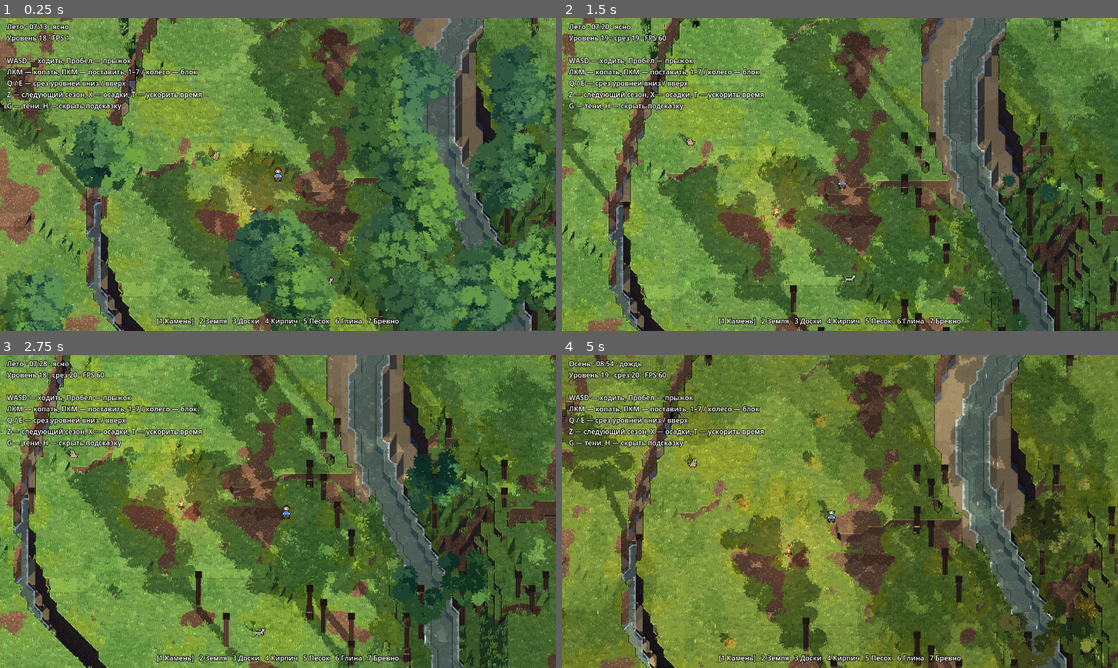
Above: before the commit, frames 1-4 (two rows, left to right).
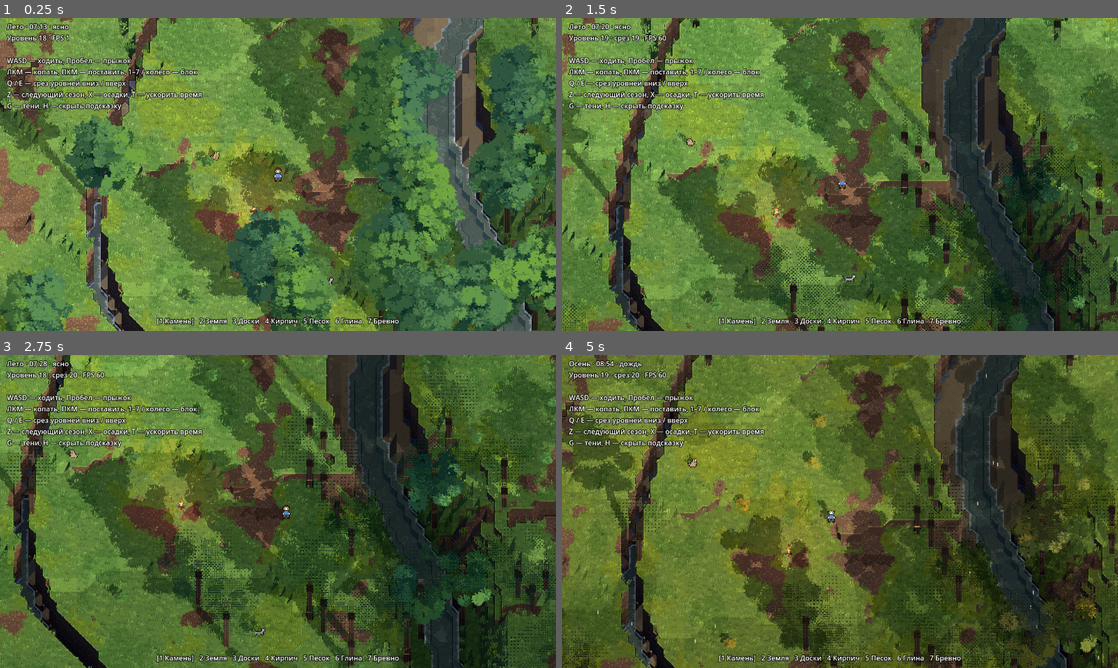
Above: after the commit, the same moments.

Repository: randomboygh/survivium
Game: Godot game, scene res://scenes/main.tscn
Two runs of this game, one before a commit and one after it. Both use one fixed random seed, a clock stepped at 60 frames per second and the inputs below.
Inputs (mouse positions are in pixels of both pictures, inside the frame that each line leads up to):
- Up to frame 1 (0.25 s): no input
- Up to frame 2 (1.5 s): tap Enter at 0.5 s; move the mouse to (962, 158) at 0.52 s; hold D 0.53-1.28 s; tap 1 at 0.6 s; click (962, 158) at 0.67 s; tap Space at 0.77 s; move the mouse to (728, 190) at 1.27 s; hold S from 1.28 s (still down); tap Q at 1.35 s
- Up to frame 3 (2.75 s): tap Space at 1.52 s; move the mouse to (333, 442) at 2.02 s; release S at 2.03 s; hold D from 2.03 s (still down); tap E at 2.1 s
- Up to frame 4 (5 s): move the mouse to (812, 574) at 2.77 s; release D at 2.78 s; hold W 2.78-3.53 s; tap Z at 2.85 s; click (812, 574) at 2.92 s; tap Space at 3.02, 3.77, 4.52 s; move the mouse to (1006, 558) at 3.52 s; hold A from 3.53 s (still down); tap X at 3.6 s; move the mouse to (673, 464) at 4.27 s; tap T at 4.35 s

The runs differ from the first frame. In frame 1, less than 0.1% of the frame differs, in the area x 49-50%, y 52-53%; in frame 2, 16%; in frame 3, 43%, in the area x 0-100%, y 0-100%; in frame 4, 35%.

Commit message:
Visible footprints, softer noon snow, a roof map and graded level transparency
Footprints were drawn but almost never seen: their tint barely darkened the
snow, and one ring of 768 prints was shared with every animal on the island,
so the player's prints were overwritten within seconds. Prints are now a
clear dent in snow and soil, the ring holds 2048 and only takes prints near
the player, and prints age by the game's own clock (the shader clock wraps
after an hour).

Snow tones are kept well under 1 so the noon light no longer washes the
field out to a white sheet; snowdrifts are drawn out along the wind and
shaded by a soft baked relief instead of the toon light's dark side.

A roof map (one texel per column with the highest covering cell) lets the
shaders keep snow, rain and weather particles off ground, walls and grass
under roofs, overhangs and cave ceilings while open ravines still take them;
drifts and snow prints check it too.

With a level picked by hand each level above it keeps half the texels of
the one below and the fifth is gone, and the levels below fade from the
picked level, so a pit or a cave shows how deep it is.

tools/shot.gd gains hidden, pit, pit-winter, winter-dusk and winter-night
shots and walks the footprint shots over open ground.

Co-Authored-By: Claude Fable 5.1 <noreply@anthropic.com>
Claude-Session: https://claude.ai/code/session_017NoGdH6jXBAHVoVYhog4v3

Diff:
--- a/project.godot
+++ b/project.godot
@@ -94,6 +94,10 @@
 "type": "sampler2D",
 "value": ""
 }
+roof_map={
+"type": "sampler2D",
+"value": ""
+}
 world_size={
 "type": "vec2",
 "value": Vector2(128, 128)
--- a/shaders/grass.gdshader
+++ b/shaders/grass.gdshader
@@ -17,6 +17,7 @@
 varying vec3 root;
 varying flat vec3 custom;
 varying flat float snow_here;
+varying flat float sky;
 varying float clouds;
 
 void vertex() {
@@ -30,7 +31,9 @@
 		sway += sign(away.x + 0.001) * 2.0 * (1.0 - d / 0.6) + 0.5 * sign(away.x);
 	}
 	VERTEX.x += round(sway) / TEXELS * tip;
-	snow_here = snow_amount * (1.0 - warm_spot(root, custom.z));
+	// Tufts under a roof or an overhang see no snow and no rain.
+	sky = roofed(root.xz, floor(root.y / CELL + 0.01) - 1.0) ? 0.0 : 1.0;
+	snow_here = sky * snow_amount * (1.0 - warm_spot(root, custom.z));
 	VERTEX.y = root.y + (VERTEX.y - root.y) * (1.0 - snow_here * 0.9);
 	VERTEX = shear(VERTEX);
 	NORMAL = vec3(0.0, 1.0, 0.0);
@@ -52,7 +55,7 @@
 	vec2 origin = vec2(float(GRASS_TOP % 8), float(GRASS_TOP / 8)) * TEXELS;
 	vec3 ground = texture(terrain_atlas, (origin + vec2(t) + 0.5) / (8.0 * TEXELS)).rgb;
 	vec3 col = ground * grass_tint * grass_variation(root.xz) * mix(0.8, 1.18, m.r) * custom.y;
-	col *= 1.0 - 0.3 * wetness * (1.0 - 0.7 * warm_spot(root, custom.z));
+	col *= 1.0 - 0.3 * sky * wetness * (1.0 - 0.7 * warm_spot(root, custom.z));
 	float fade = depth_fade(root.y);
 	ALBEDO = col * (1.0 - fade);
 	EMISSION = depth_haze * fade;
--- a/shaders/leaves.gdshader
+++ b/shaders/leaves.gdshader
@@ -73,7 +73,7 @@
 	}
 	// Snow lies on the leaves of the crown's top.
 	if (under > 0.5 && fract(leaf * 7.3) < snow_amount * 1.2 - 0.1) {
-		col = vec3(0.84, 0.88, 0.95);
+		col = vec3(0.68, 0.72, 0.8);
 	}
 	col *= 1.0 - 0.25 * wetness;
 	float fade = depth_fade(center.y);
--- a/shaders/particle.gdshader
+++ b/shaders/particle.gdshader
@@ -6,6 +6,9 @@
 #include "res://shaders/common.gdshaderinc"
 
 uniform float brightness = 1.0;
+// 1 for weather (rain, snow, leaves, pollen, fireflies), which never falls under a
+// roof, an overhang or a cave ceiling; 0 for fire, which burns anywhere.
+uniform float sky_only = 0.0;
 
 varying vec3 world_pos;
 
@@ -18,6 +21,9 @@
 	if (world_pos.y > cut_height + 0.01 || COLOR.a < 0.02) {
 		discard;
 	}
+	if (sky_only > 0.5 && roofed(world_pos.xz, floor(world_pos.y / CELL))) {
+		discard;
+	}
 	ALBEDO = COLOR.rgb * brightness;
 	ALPHA = COLOR.a;
 }
--- a/shaders/track.gdshader
+++ b/shaders/track.gdshader
@@ -2,13 +2,16 @@
 // darken whatever is under them (multiplied in), so they read as dents in snow, mud
 // or trampled grass alike, and fade away by dithering as they age.
 // COLOR: tint multiplied into the ground (bluish on snow, brownish on soil).
-// INSTANCE_CUSTOM: x = time the print was made, y = its life in seconds,
+// INSTANCE_CUSTOM: x = the clock when the print was made, y = its life in seconds,
 // z = 1 for a boot (two texels wide, three long) or 0 for a paw (two by two),
 // w = 1 for a left foot, which puts the toe of a boot on the other side.
 shader_type spatial;
 render_mode world_vertex_coords, unshaded, blend_mul, depth_draw_never, cull_disabled;
 
 #include "res://shaders/common.gdshaderinc"
+
+// The game's clock in seconds, wrapping at 2048 like the stamps (see Tracks.WRAP).
+uniform float now = 0.0;
 
 varying vec3 world_pos;
 varying flat vec4 custom;
@@ -22,10 +25,13 @@
 }
 
 void fragment() {
-	float age = TIME - custom.x;
+	float age = now - custom.x;
+	if (age < 0.0) {
+		age += 2048.0;
+	}
 	vec2 texel = floor(vec2(world_pos.x, world_pos.z - world_pos.y) * TEXELS);
 	float left = clamp((custom.y - age) / (custom.y * 0.4), 0.0, 1.0);
-	if (age < 0.0 || left <= 0.0 || bayer4(texel) > left || above_cut(world_pos)) {
+	if (left <= 0.0 || bayer4(texel) > left || above_cut(world_pos)) {
 		discard;
 	}
 	// The quad is four texels square; the print sits in its middle two columns.
--- a/shaders/world.gdshader
+++ b/shaders/world.gdshader
@@ -16,7 +16,7 @@
 //          128..256
 //   UV2.y = top tiles of the 4 neighbours N, S, W, E, 6 bits each (63 = none), for
 //          material transitions on top faces
-//   COLOR.r = shade (dark caps of the cut)
+//   COLOR.r = shade (dark caps of the cut); COLOR.a = relief of a snowdrift (flag 512)
 shader_type spatial;
 render_mode world_vertex_coords, cull_back;
 
@@ -80,7 +80,9 @@
 // the wind, bluish hollows and a few glints.
 vec3 snow_color(vec2 xz, vec2 wt) {
 	float drift = ground_patch(xz, 9.0);
-	vec3 c = drift > 0.62 ? vec3(0.86, 0.89, 0.95) : (drift < 0.36 ? vec3(0.76, 0.81, 0.91) : vec3(0.81, 0.85, 0.93));
+	// Kept well under 1 because the noon light adds up to more than 1 and the screen
+	// encoding lifts bright tones further: 0.66 here is a soft white on screen.
+	vec3 c = drift > 0.62 ? vec3(0.66, 0.7, 0.78) : (drift < 0.36 ? vec3(0.56, 0.61, 0.72) : vec3(0.61, 0.65, 0.75));
 	float ripple = ground_patch(vec2(xz.x * 1.5, xz.y * 6.0) + 50.0, 13.0);
 	if (ripple > 0.6) {
 		c *= vec3(1.06, 1.05, 1.03);
@@ -89,7 +91,7 @@
 	}
 	float n = hash12(wt + 29.0);
 	if (n > 0.985) {
-		c = vec3(0.98, 0.99, 1.0);
+		c = vec3(0.86, 0.9, 0.96);
 	} else if (n < 0.05) {
 		c *= vec3(0.9, 0.92, 0.97);
 	}
@@ -196,8 +198,11 @@
 		}
 	}
 	// Snow covers whole texels on upward faces and a fringe on top of walls. The
-	// wind leaves a few spots bare, and it melts away around fires.
-	float snow_here = snow_amount * (1.0 - warm);
+	// wind leaves a few spots bare, it melts away around fires, and none falls on
+	// the faces of a cell under a roof, an overhang or a cave ceiling.
+	float level = floor(world_pos.y / CELL - world_normal.y * 0.5 - 0.001);
+	bool roof = roofed(world_pos.xz, level);
+	float snow_here = roof ? 0.0 : snow_amount * (1.0 - warm);
 	vec3 texel = floor(world_pos * TEXELS - world_normal * 0.5);
 	float h = hash12(texel.xz + texel.y * 17.0);
 	float snow = 0.0;
@@ -213,7 +218,11 @@
 	if (snow > 0.0) {
 		col = mix(col, snow_color(world_pos.xz, wt), snow);
 	}
-	float wet = wetness * (1.0 - snow) * (1.0 - 0.7 * warm);
+	if ((flag & 512) != 0) {
+		// A snowdrift: its relief is a soft shade baked into the vertex colour.
+		col *= COLOR.a;
+	}
+	float wet = roof ? 0.0 : wetness * (1.0 - snow) * (1.0 - 0.7 * warm);
 	col *= 1.0 - 0.3 * wet;
 	float fade = depth_fade(world_pos.y);
 	ALBEDO = col * (1.0 - fade);
--- a/src/client/chunk_mesher.gd
+++ b/src/client/chunk_mesher.gd
@@ -46,12 +46,14 @@
 ## Face flags (see world.gdshader): a season-tinted voxel, a wall with open sky above,
 ## a face textured in screen texels (slopes and diagonal walls), a diagonal edge across
 ## corner k (flag bits 16..32) on the corner's side of it or away from it, with an edge
-## code (bits 128..256).
+## code (bits 128..256), a snowdrift (512).
 const FOLIAGE_VOXEL := 1
 const OPEN_TOP := 2
 const SLOPE := 4
 const DIAG := 8
 const DIAG_CORNER := 64
+## A snowdrift mound (see drifts.gd): shaded by COLOR.a on top of the snow pattern.
+const DRIFT := 512
 const FULL := WorldData.FULL
 const CORNER_DIRS := WorldData.CORNER_DIRS
 ## Pieces of a top (see _piece): a whole quarter of the cell, the part of a quarter away
--- a/src/client/drifts.gd
+++ b/src/client/drifts.gd
@@ -4,16 +4,21 @@
 ## light, and they are never walked on: the body passes through them.
 
 const Mat := preload("res://src/shared/materials.gd")
+const Mesher := preload("res://src/client/chunk_mesher.gd")
 const PixelView := preload("res://src/client/pixel_view.gd")
 const WorldData := preload("res://src/shared/world_data.gd")
 
 const CELL := WorldData.CELL
-## UV2.x of the terrain shader for "colour from COLOR only" (tile 63, no edges).
-const PLAIN := 63.0
-## Snow in the shade of the mound's steep sides (its tops take the snow pattern).
-const SHADE := Color(0.8, 0.84, 0.92)
+## Tile 63 of the terrain shader: colour from COLOR only.
+const PLAIN := 63
+## The mound's own colour where the snow pattern leaves a texel bare: a snow tone.
+const SHADE := Color(0.6, 0.64, 0.74)
 ## One candidate column in this many, on a grid of every other column.
-const SPARSITY := 23
+const SPARSITY := 12
+## A mound is lit like the flat ground around it (its normals point up, so the toon
+## light gives it no hard band); its relief is a soft shade baked into COLOR.a, a
+## little brighter on the side toward the sun, dimmer on the far side.
+const RELIEF := 0.12
 
 
 ## A faceted low dome one unit across and one high, flat shaded, with the vertex data
@@ -23,7 +28,8 @@
 	# Rings from the base up: radius and height as fractions.
 	var rings := [Vector2(0.5, 0.0), Vector2(0.4, 0.5), Vector2(0.22, 0.85)]
 	var verts := PackedVector3Array()
-	var normals := PackedVector3Array()
+	# The outward normal of each vertex's facet, with the shade of that facet in w.
+	var normals := PackedVector4Array()
 	for i in rings.size():
 		var lower: Vector2 = rings[i]
 		var upper: Vector2 = rings[i + 1] if i + 1 < rings.size() else Vector2(0.0, 1.0)
@@ -42,14 +48,20 @@
 	uvs.resize(n)
 	var uv2 := PackedVector2Array()
 	uv2.resize(n)
-	uv2.fill(Vector2(PLAIN, 0.0))
+	uv2.fill(Vector2(Mesher.pack(PLAIN, 0, Mesher.DRIFT), 0.0))
 	var colors := PackedColorArray()
 	colors.resize(n)
-	colors.fill(SHADE)
+	for i in n:
+		var c := SHADE
+		c.a = normals[i].w
+		colors[i] = c
+	var flat := PackedVector3Array()
+	flat.resize(n)
+	flat.fill(Vector3.UP)
 	var arrays := []
 	arrays.resize(Mesh.ARRAY_MAX)
 	arrays[Mesh.ARRAY_VERTEX] = verts
-	arrays[Mesh.ARRAY_NORMAL] = normals
+	arrays[Mesh.ARRAY_NORMAL] = flat
 	arrays[Mesh.ARRAY_TEX_UV] = uvs
 	arrays[Mesh.ARRAY_TEX_UV2] = uv2
 	arrays[Mesh.ARRAY_COLOR] = colors
@@ -58,7 +70,7 @@
 	return mesh
 
 
-static func _triangle(verts: PackedVector3Array, normals: PackedVector3Array, a: Vector3, b: Vector3, c: Vector3) -> void:
+static func _triangle(verts: PackedVector3Array, normals: PackedVector4Array, a: Vector3, b: Vector3, c: Vector3) -> void:
 	var nrm := (b - a).cross(c - a).normalized()
 	# Wound to face outward.
 	if nrm.dot(a + b + c) < 0.0:
@@ -66,13 +78,16 @@
 		b = c
 		c = t
 		nrm = -nrm
+	# The sun crosses the southern sky: south-facing facets are the bright ones.
+	var shade := 1.0 + RELIEF * nrm.z - 0.3 * RELIEF * nrm.x
+	var v := Vector4(nrm.x, nrm.y, nrm.z, shade)
 	verts.append_array([a, b, c])
-	normals.append_array([nrm, nrm, nrm])
+	normals.append_array([v, v, v])
 
 
 ## Mound transforms for the world: [count, MultiMesh buffer]. Mounds lie on level
-## loose ground with level open ground all around, a few cells apart, each of its
-## own size, stretch and turn.
+## loose ground under the open sky with level open ground all around, a few cells apart, each of its
+## own size, drawn out west to east as the prevailing wind leaves them.
 static func build(w) -> Array:
 	var buf := PackedFloat32Array()
 	var count := 0
@@ -84,7 +99,7 @@
 				continue
 			var y: int = w.surface_y(x, z)
 			if y <= sea or y >= w.size_y - 1 or not Mat.can_slope(w.get_cell(x, y - 1, z)) \
-					or w.slope_mask(x, y - 1, z) != WorldData.FULL:
+					or w.slope_mask(x, y - 1, z) != WorldData.FULL or w.roof_level(x, z) != y - 1:
 				continue
 			var flat := true
 			for dz in range(-1, 2):
@@ -94,9 +109,9 @@
 			if not flat:
 				continue
 			rng.seed = hash(Vector3i(x, y, z))
-			var r := rng.randf_range(0.7, 1.3)
-			var basis := Basis(Vector3.UP, rng.randf_range(0.0, TAU)) \
-				* Basis.from_scale(Vector3(r, rng.randf_range(0.12, 0.25), r * rng.randf_range(0.65, 1.0)))
+			var r := rng.randf_range(1.0, 1.9)
+			var basis := Basis(Vector3.UP, rng.randf_range(-0.5, 0.5)) \
+				* Basis.from_scale(Vector3(r, rng.randf_range(0.18, 0.36), r * rng.randf_range(0.45, 0.7)))
 			var p := PixelView.snap(Vector3(x + 0.5 + rng.randf_range(-0.3, 0.3), y, z + 0.5 + rng.randf_range(-0.3, 0.3)) * CELL)
 			buf.append_array([basis.x.x, basis.y.x, basis.z.x, p.x, basis.x.y, basis.y.y, basis.z.y, p.y,
 				basis.x.z, basis.y.z, basis.z.z, p.z])
--- a/src/client/effects.gd
+++ b/src/client/effects.gd
@@ -187,6 +187,7 @@
 	var mat := ShaderMaterial.new()
 	mat.shader = ParticleShader
 	mat.set_shader_parameter("brightness", brightness)
+	mat.set_shader_parameter("sky_only", 1.0)
 	quad.material = mat
 	p.mesh = quad
 	p.extra_cull_margin = 32.0
--- a/src/client/main.gd
+++ b/src/client/main.gd
@@ -20,6 +20,7 @@
 const Foliage := preload("res://src/client/foliage.gd")
 const EffectsScript := preload("res://src/client/effects.gd")
 const TracksScript := preload("res://src/client/tracks.gd")
+const RoofMap := preload("res://src/client/roof_map.gd")
 const Drifts := preload("res://src/client/drifts.gd")
 const WorldShader := preload("res://shaders/world.gdshader")
 const WaterShader := preload("res://shaders/water.gdshader")
@@ -79,6 +80,7 @@
 var bush_cells: Array[Vector3i] = []
 var effects
 var tracks
+var roof: RoofMap
 var drifts: MultiMeshInstance3D
 ## Where the player's last footprint was left, and which foot made it.
 var last_print := Vector3.ZERO
@@ -138,6 +140,8 @@
 	var t0 := Time.get_ticks_msec()
 	world = WorldGen.generate(WORLD_SEED)
 	print("world generated in %d ms" % (Time.get_ticks_msec() - t0))
+	roof = RoofMap.new()
+	roof.build(world)
 	_build_materials()
 	_build_scene()
 	var keys: Array[Vector2i] = []
@@ -217,6 +221,7 @@
 
 ## A boot print every stride on the ground, left and right in turn, none in the water.
 func _leave_footprints() -> void:
+	tracks.focus = player.position
 	if not player.on_ground or player.water_depth > 0.0:
 		last_print = player.position
 		return
@@ -686,6 +691,7 @@
 
 
 func _on_cell_changed(cell: Vector3i) -> void:
+	roof.touch(world, cell)
 	# Slopes and corners look at the neighbours, and edges of a top at theirs.
 	var keys := {}
 	for dz in range(-2, 3):
@@ -869,7 +875,10 @@
 	container.position = container.position.round()
 	player.place_sprite()
 	RenderingServer.global_shader_parameter_set("player_pos", player.position)
-	if player.on_ground or player.swimming:
+	# The levels below fade from the player's feet, or from a level picked by hand.
+	if manual_level >= 0:
+		RenderingServer.global_shader_parameter_set("view_height", (manual_level + 1) * CELL)
+	elif player.on_ground or player.swimming:
 		RenderingServer.global_shader_parameter_set("view_height", player.level() * CELL)
 
 
--- /dev/null
+++ b/src/client/roof_map.gd
@@ -0,0 +1,28 @@
+extends RefCounted
+## The roof map for the shaders (roof_map in common.gdshaderinc): one texel per column
+## holding the level of the highest cell that keeps the weather off, plus one, so snow,
+## rain and their particles stay off the ground under overhangs, roofs and cave
+## ceilings while an open ravine takes them.
+
+var image: Image
+var texture: ImageTexture
+
+
+## Builds the whole map and hands it to the shaders.
+func build(w) -> void:
+	var data := PackedByteArray()
+	data.resize(w.size_x * w.size_z)
+	for z in w.size_z:
+		for x in w.size_x:
+			data[z * w.size_x + x] = w.roof_level(x, z) + 1
+	image = Image.create_from_data(w.size_x, w.size_z, false, Image.FORMAT_R8, data)
+	texture = ImageTexture.create_from_image(image)
+	RenderingServer.global_shader_parameter_set("roof_map", texture)
+
+
+## Refreshes the column of a changed cell.
+func touch(w, cell: Vector3i) -> void:
+	if image == null or cell.x < 0 or cell.z < 0 or cell.x >= w.size_x or cell.z >= w.size_z:
+		return
+	image.set_pixel(cell.x, cell.z, Color((w.roof_level(cell.x, cell.z) + 1) / 255.0, 0.0, 0.0))
+	texture.update(image)
--- a/src/client/tracks.gd
+++ b/src/client/tracks.gd
@@ -10,18 +10,29 @@
 const TrackShader := preload("res://shaders/track.gdshader")
 
 ## Prints kept at once; the oldest is reused.
-const SIZE := 768
+const SIZE := 2048
+## Prints farther than this from `focus` are not kept: nobody sees them, and the
+## animals all over the island would cycle the ring in seconds.
+const REACH := 24.0
 ## Quad size in world units: four texels.
 const QUAD := 0.25
 const PX := 1.0 / 16.0
 const CELL := WorldData.CELL
+## The clock prints are stamped with wraps here, so it keeps its precision in the
+## half floats the web renderer stores instance data in.
+const WRAP := 2048.0
 
 var world
+## Where the player is, kept up to date by the game.
+var focus := Vector3.ZERO
 ## Snow cover and wetness of the ground, kept up to date by the game.
 var snow := 0.0
 var wet := 0.0
 var multimesh: MultiMesh
+var material: ShaderMaterial
 var next := 0
+## Seconds since the start, wrapping at WRAP; the shader gets it every frame.
+var clock := 0.0
 
 
 func _ready() -> void:
@@ -42,33 +53,40 @@
 	multimesh.instance_count = SIZE
 	for i in SIZE:
 		# Not yet made: a print from the far past is never drawn.
-		multimesh.set_instance_custom_data(i, Color(-1e6, 1.0, 0.0, 0.0))
+		multimesh.set_instance_custom_data(i, Color(-1e4, 1.0, 0.0, 0.0))
 	var node := MultiMeshInstance3D.new()
 	node.multimesh = multimesh
-	var mat := ShaderMaterial.new()
-	mat.shader = TrackShader
-	node.material_override = mat
+	material = ShaderMaterial.new()
+	material.shader = TrackShader
+	node.material_override = material
 	node.cast_shadow = GeometryInstance3D.SHADOW_CASTING_SETTING_OFF
 	node.extra_cull_margin = 24.0
 	add_child(node)
+
+
+func _process(delta: float) -> void:
+	clock = fmod(clock + delta, WRAP)
+	material.set_shader_parameter("now", clock)
 
 
 ## Leaves a print of a foot at the world point `feet` (the middle of the body on the
 ## ground), stepping toward `heading` (x east, y south); `left` picks the foot and its
 ## side, `boot` the shape, `scale` the size against a person's print.
 func leave(feet: Vector3, heading: Vector2, left: bool, boot: bool, scale: float) -> void:
+	if absf(feet.x - focus.x) > REACH or absf(feet.z - focus.z) > REACH:
+		return
 	var cell := Vector3i(floori(feet.x / CELL), floori(feet.y / CELL + 0.01) - 1, floori(feet.z / CELL))
 	var ground: int = world.get_cell(cell.x, cell.y, cell.z)
 	var tint: Color
 	var life: float
-	if snow > 0.6 and ground != Mat.WATER:
-		tint = Color(0.8, 0.85, 0.96)
+	if snow > 0.6 and ground != Mat.WATER and world.roof_level(cell.x, cell.z) == cell.y:
+		tint = Color(0.62, 0.68, 0.84)
 		life = 120.0
 	elif ground == Mat.GRASS:
-		tint = Color(0.84, 0.8, 0.74) if wet < 0.5 else Color(0.76, 0.72, 0.66)
+		tint = Color(0.72, 0.68, 0.58) if wet < 0.5 else Color(0.6, 0.56, 0.5)
 		life = 20.0 if wet < 0.5 else 40.0
 	elif ground == Mat.DIRT or ground == Mat.CLAY or ground == Mat.SAND:
-		tint = Color(0.82, 0.78, 0.74) if wet < 0.5 else Color(0.72, 0.68, 0.64)
+		tint = Color(0.7, 0.65, 0.58) if wet < 0.5 else Color(0.58, 0.53, 0.48)
 		life = 45.0
 	else:
 		return
@@ -84,5 +102,5 @@
 	var basis := Basis(Vector3.UP, angle).scaled(Vector3(scale, 1.0, scale))
 	multimesh.set_instance_transform(next, Transform3D(basis, p))
 	multimesh.set_instance_color(next, tint)
-	multimesh.set_instance_custom_data(next, Color(Time.get_ticks_msec() / 1000.0, life, 1.0 if boot else 0.0, 1.0 if left else 0.0))
+	multimesh.set_instance_custom_data(next, Color(clock, life, 1.0 if boot else 0.0, 1.0 if left else 0.0))
 	next = (next + 1) % SIZE
--- a/src/shared/world_data.gd
+++ b/src/shared/world_data.gd
@@ -554,6 +554,28 @@
 
 ## Level a walker stands on in this column (the cell above the highest ground),
 ## or -1 over open water. Tree crowns are ignored so animals walk under them.
+## Level of the highest cell in the column that keeps rain and snow off what lies
+## below (anything but air, water and leaves), -1 when there is none.
+func roof_level(x: int, z: int) -> int:
+	if x < 0 or z < 0 or x >= size_x or z >= size_z:
+		return -1
+	var col := z * size_x + x
+	var solid := ~(air_cols[col] | water_cols[col] | leaf_cols[col]) & all_bits
+	return top_level(solid)
+
+
+## Level of the highest set bit, -1 for none.
+static func top_level(bits: int) -> int:
+	if bits == 0:
+		return -1
+	var level := 0
+	for shift in [32, 16, 8, 4, 2, 1]:
+		if bits >> shift != 0:
+			bits >>= shift
+			level += shift
+	return level
+
+
 func surface_y(x: int, z: int) -> int:
 	for y in range(size_y - 1, -1, -1):
 		var m := get_cell(x, y, z)
--- a/tools/shot.gd
+++ b/tools/shot.gd
@@ -19,6 +19,8 @@
 	"rain": {"time": 0.5, "season": 1, "rain": true},
 	"autumn": {"time": 0.42, "season": 2},
 	"winter": {"time": 0.45, "season": 3, "rain": true},
+	"winter-dusk": {"time": 0.74, "season": 3},
+	"winter-night": {"time": 0.97, "season": 3},
 	"cave": {"time": 0.45, "season": 1, "cut": -4},
 	"underground": {"time": 0.45, "season": 1, "underground": true},
 	"hut": {"time": 0.42, "season": 1, "hut": true},
@@ -39,6 +41,9 @@
 	"beach": {"time": 0.42, "season": 1, "place": "beach"},
 	"plateau": {"time": 0.42, "season": 1, "place": "plateau"},
 	"tracks": {"time": 0.42, "season": 1, "walk": true},
+	"hidden": {"time": 0.42, "season": 1, "wall": true},
+	"pit": {"time": 0.42, "season": 1, "place": "canyon", "cut": -3},
+	"pit-winter": {"time": 0.45, "season": 3, "place": "canyon", "cut": -3},
 	"tracks-winter": {"time": 0.45, "season": 3, "walk": true},
 	"wade": {"time": 0.42, "season": 1, "water": 1},
 	"swim": {"time": 0.42, "season": 1, "water": 2},
@@ -79,8 +84,6 @@
 		main.raining = shot.get("rain", false)
 		main.show_help = false
 		main.manual_level = -1
-		if shot.has("cut"):
-			main.manual_level = main.player.level() + shot.cut
 		if shot.get("shore", false):
 			main.player.position = _shore(main.world, main.player.position)
 		if shot.get("slopes", false):
@@ -101,6 +104,13 @@
 			main.player.position = _in_water(main.world, main.player.position, shot.water)
 		if shot.get("lab", false):
 			_lab(main.world, Vector3i((main.player.position / CELL).floor()))
+			main.roof.build(main.world)
+		if shot.get("wall", false):
+			_wall(main.world, Vector3i((main.player.position / CELL).floor()))
+			main.roof.build(main.world)
+		if shot.has("cut"):
+			main.manual_level = main.player.level() + int(shot.cut)
+			main._update_cut()
 		# Let snow, wetness, tints and particles settle.
 		for i in 90:
 			await process_frame
@@ -110,9 +120,10 @@
 			main.grass = main.GRASS[main.season]
 			main.leaf_amount = main.LEAF_AMOUNT[main.season]
 		if shot.get("walk", false):
-			# A walk in a hook south-east, then west, leaving footprints.
+			# A walk in a hook south-west, then west, over the open ground, leaving
+			# footprints.
 			for i in 140:
-				main.player.move_input = Vector2(0.6, 0.8) if i < 70 else Vector2(-1.0, 0.2)
+				main.player.move_input = Vector2(-0.6, 0.8) if i < 70 else Vector2(-1.0, -0.2)
 				main.player.step(1.0 / 30.0, false)
 				main._leave_footprints()
 				await process_frame
@@ -346,6 +357,18 @@
 
 ## Replaces the ground around cell `at` with test shapes for corners: a diagonal creek,
 ## a stone plateau with outer and inner corners, a channel two cells wide with a bend.
+## A stone wall three levels high two cells south of the player, between them and
+## the camera, to look at how the player shows through what hides them.
+func _wall(w, at: Vector3i) -> void:
+	for z in range(at.z + 2, at.z + 4):
+		for x in range(at.x - 5, at.x + 6):
+			for y in range(at.y, at.y + 3):
+				w.set_cell(x, y, z, Mat.STONE)
+				w.set_natural(x, y, z, false)
+	for x in range(at.x - 8, at.x + 9, 8):
+		main._on_cell_changed(Vector3i(x, at.y, at.z + 2))
+
+
 func _lab(w, at: Vector3i) -> void:
 	var h := at.y
 	for z in range(at.z - 18, at.z + 20):
Not shown, changed: shaders/common.gdshaderinc
